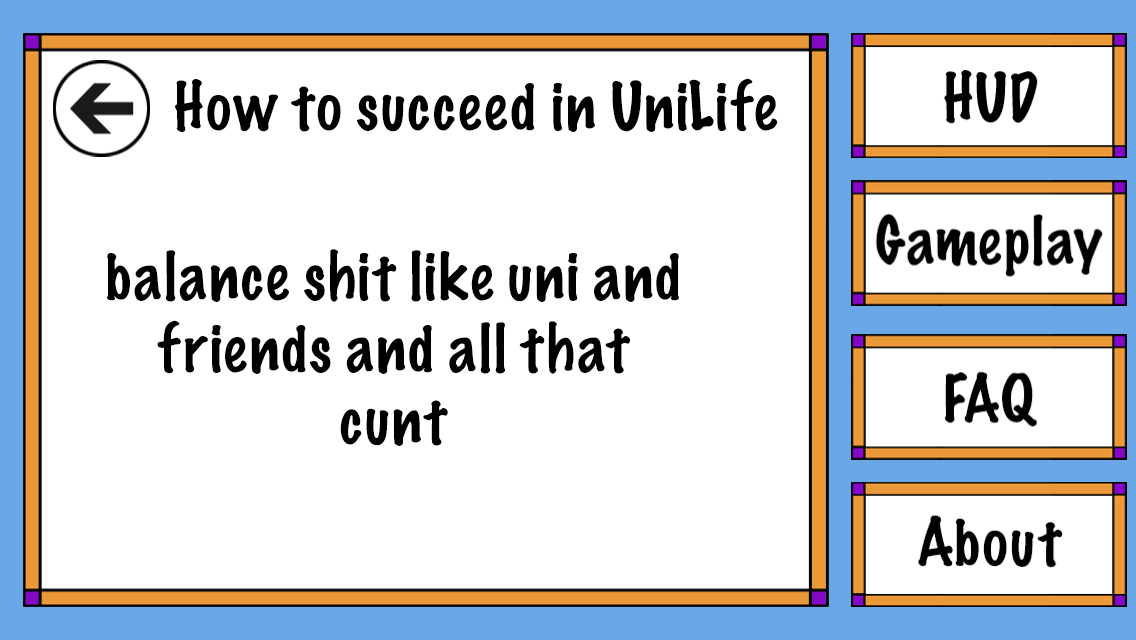
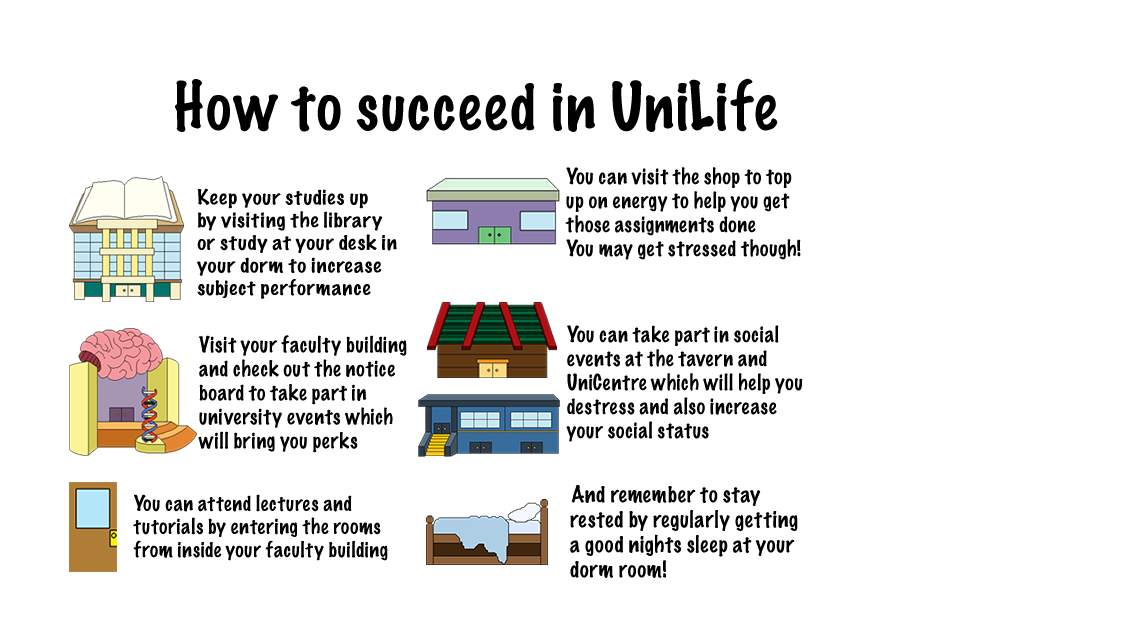
The second 1136x640 image is a revision of the first. Changes to its layers:
removed layer "balance shit like uni and friends and all that cunt" over [107, 249, 679, 446]
added layer "map-social_science" above "You can attend lectures and tutorials by entering the rooms fro" over [69, 328, 197, 456]
added layer "You can attend lectures and tutorials by entering the rooms fro" above "Visit your faculty building and check out the notice board to t" over [133, 494, 388, 561]
added layer "Visit your faculty building and check out the notice board to t" above "door" over [198, 335, 407, 453]
added layer "door" above "You can visit the shop to top up on energy to help you get thos" over [69, 482, 117, 572]
added layer "You can visit the shop to top up on energy to help you get thos" above "dorm-bed" over [565, 167, 801, 260]
added layer "dorm-bed" above "And remember to stay rested by regularly getting a good night" over [426, 499, 548, 565]
added layer "And remember to stay rested by regularly getting a good night" above "You can take part in social events at the tavern and UniCentr" over [570, 485, 798, 578]
added layer "You can take part in social events at the tavern and UniCentr" above "map-uni_centre" over [566, 325, 803, 442]
added layer "map-uni_centre" above "map-tavern" over [418, 394, 560, 457]
added layer "map-tavern" above "Remember to keep entertained, you can partake in activities at" over [427, 302, 557, 378]
added layer "map-shop" above "map-library" over [426, 177, 560, 245]
added layer "map-library" above "Keep your studies up by visiting the library or study at your d" over [69, 176, 184, 302]
added layer "Keep your studies up by visiting the library or study at your d" above "gameplay" over [197, 188, 397, 299]
hid "scene" over [0, 0, 1136, 640]
